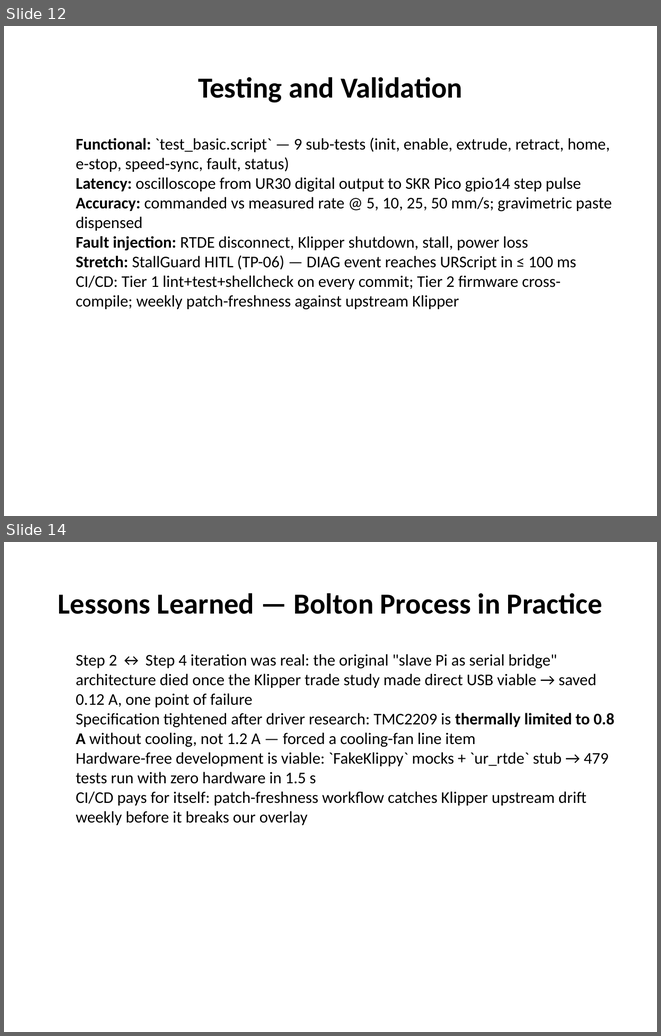
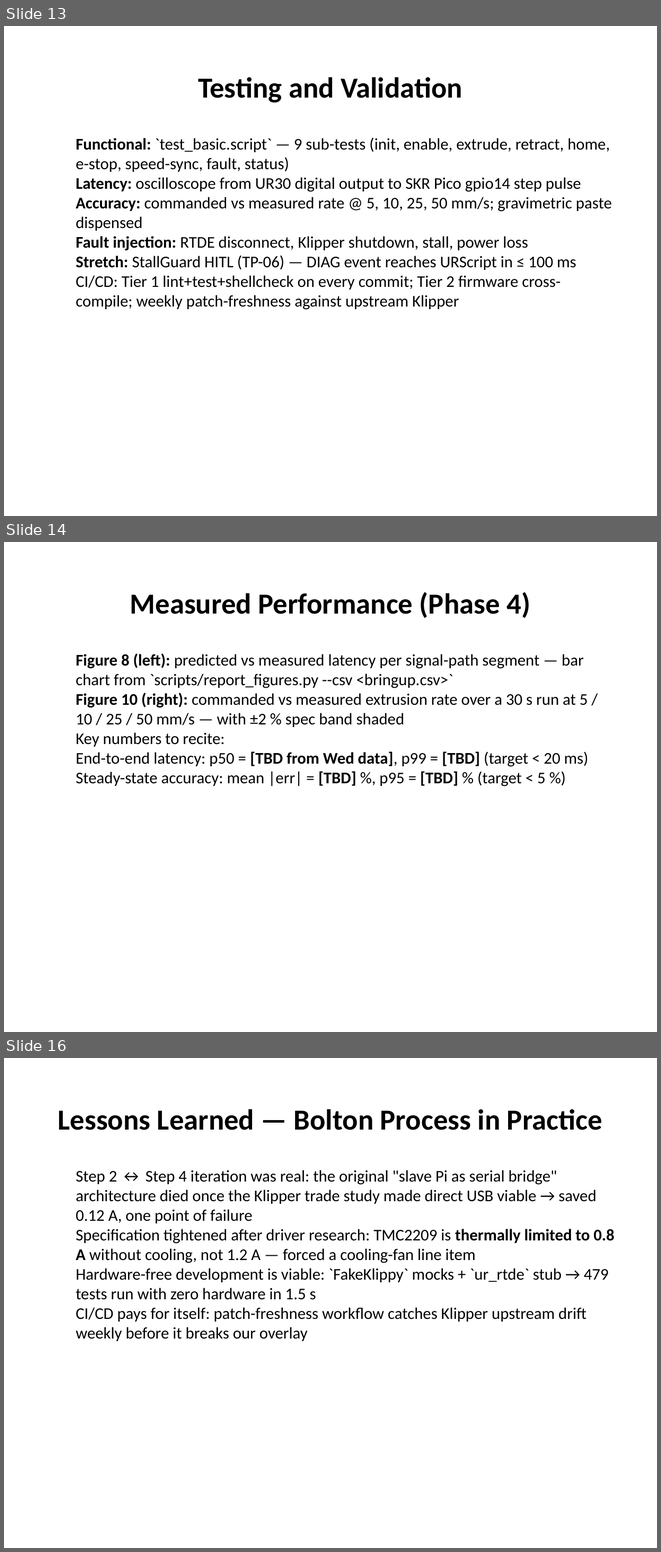
Before and after one commit to wrbell/W26-Cobot-Axis, a slide deck: reports/turn-in/presentation/presentation.pptx. Shown one above the other, each under a label of ours: slides 12 and 14 before the commit, slides 13, 14 and 16 after it; the slides between them are not shown. The pictures are 661x1036 and 661x1552 pixels, drawn with LibreOffice and Linux fonts; fonts in the diff are those of the drawing. Boxes give left, top, right and bottom in pixels: in the first picture for what was removed or moved away, otherwise in the second. Text is boxed around its words. In the diff, an @@ line names an element or a change of style, - is before the commit and + after.

```diff
--- a/reports/turn-in/presentation/presentation.pptx
+++ b/reports/turn-in/presentation/presentation.pptx
@@ slide 14 added at box(4, 542, 657, 1032), background #FFFFFF @@
@@ title added at box(130, 592, 530, 618), 32 pt, text #000000, bold @@
+Measured Performance (Phase 4)
@@ text added at box(76, 653, 589, 786), 18 pt, text #000000 @@
+  Figure 8 (left): predicted vs measured latency per signal-path segment — bar chart from `scripts/report_figures.py --csv <bringup.csv>`
+  Figure 10 (right): commanded vs measured extrusion rate over a 30 s run at 5 / 10 / 25 / 50 mm/s — with ±2 % spec band shaded
+  Key numbers to recite:
+  End-to-end latency: p50 = [TBD from Wed data], p99 = [TBD] (target < 20 ms)
+  Steady-state accuracy: mean |err| = [TBD] %, p95 = [TBD] % (target < 5 %)
@@ what was slide 12 is now slide 13 @@
@@ what was slide 14 is now slide 16 @@
```
Also in this commit, not shown: 1 slide changed, 2 other slides added, 14 other files.
